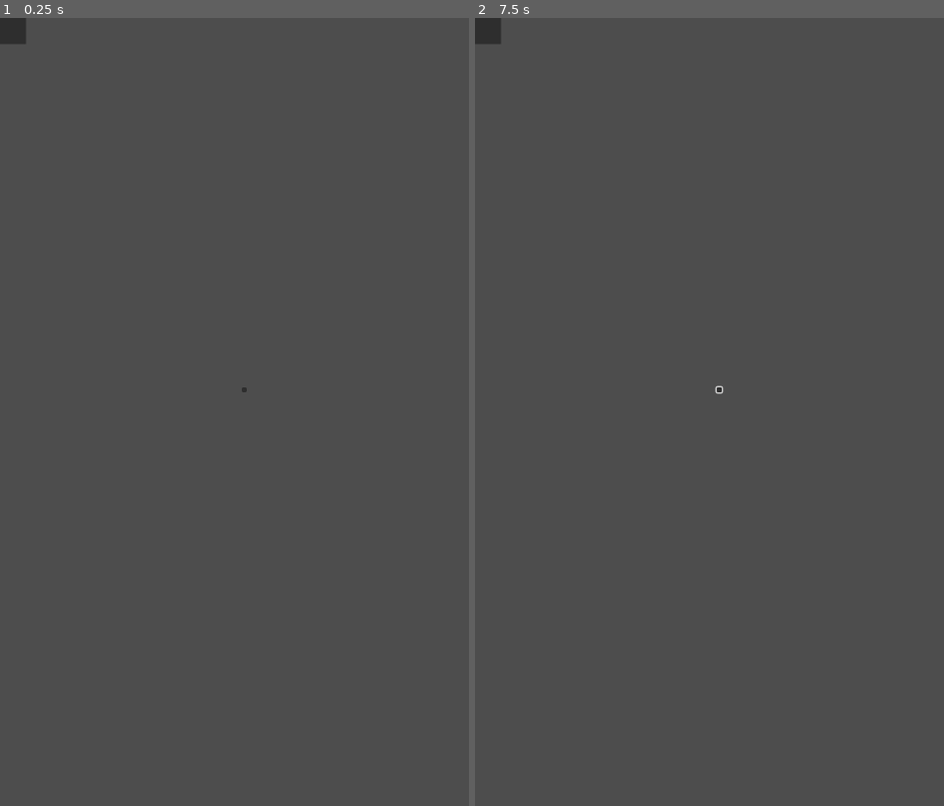
Above: before the commit, frames 1-2 (left to right).
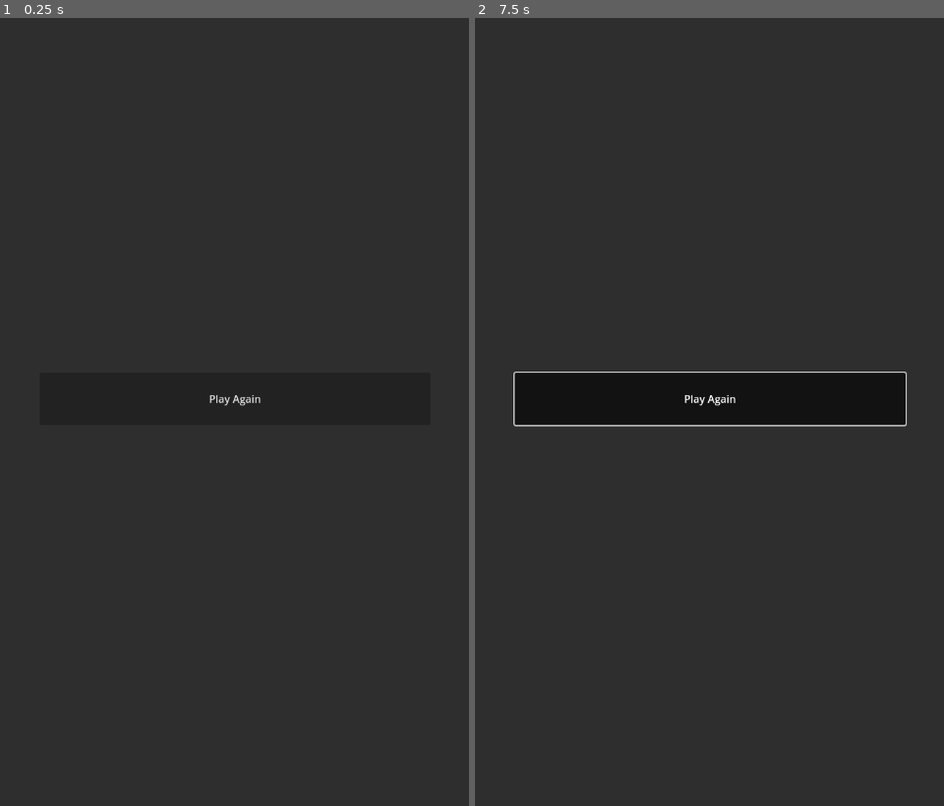
Above: after the commit, the same moments.

Repository: weareworm/dominos
Game: Godot game, scene res://UI/game_over_screen.tscn
Two runs of this game, one before a commit and one after it. Both use one fixed random seed, a clock stepped at 60 frames per second and the inputs below. This scene is started directly instead of the project's main scene.
Inputs (mouse positions are in pixels of both pictures, inside the frame that each line leads up to; where the layout moved, square brackets give the same spot in the first picture):
- Up to frame 1 (0.25 s): no input
- Up to frame 2 (7.5 s): click (709, 396) [718, 388] at 0.5 s; click (709, 396) [718, 388] at 1.25 s; click (709, 396) [718, 388] at 2 s; tap Enter at 2.75, 4.25, 5.75 s; move the mouse to (812, 372) at 2.77 s; hold V 2.78-3.53 s; click (812, 372) at 2.92 s; tap Space at 3.5, 5, 6.5 s; move the mouse to (615, 451) at 3.52 s; tap V at 3.6, 5.1, 6.6 s; click (615, 451) at 3.67 s; move the mouse to (756, 238) at 4.27 s; hold V 4.28-5.03 s; click (756, 238) at 4.42 s; move the mouse to (686, 569) at 5.02 s; click (686, 569) at 5.17 s; move the mouse to (850, 530) at 5.77 s; hold V 5.78-6.53 s; click (850, 530) at 5.92 s; move the mouse to (568, 293) at 6.52 s; click (568, 293) at 6.67 s; move the mouse to (732, 412) at 7.27 s; hold V from 7.28 s (still down); click (732, 412) at 7.42 s

The runs differ from the first frame. In frame 1, 100% of the frame differs, in the area x 0-100%, y 0-100%; in frame 2, 100%.
Error before the commit: Invalid access to property or key 'pressed' on a base object of type 'null instance'. (res://UI/game_over_screen.gd:14)

Commit message:
Inserted Game Over Screen

Diff:
--- a/UI/game_over_screen.gd
+++ b/UI/game_over_screen.gd
@@ -1,26 +1,22 @@
 extends CanvasLayer
 
-@export var winner_label: Label
-@export var restart_button: Button
+@onready var winner_label: Label = get_node("CenterContainer/VBoxContainer/WinnerLabel")
+@onready var restart_button: Button = get_node("CenterContainer/VBoxContainer/RestartButton")
 
 func _ready():
-	# Wait until next frame to ensure nodes are ready
-	await get_tree().process_frame
-	if not winner_label:
-		winner_label = $VBoxContainer/WinnerLabel
-	if not restart_button:
-		restart_button = $VBoxContainer/RestartButton
+	# Safety check - print node tree if there's issues
+	if not winner_label or not restart_button:
+		print_tree_pretty()
+		push_error("Game Over Screen: Missing required nodes!")
+		return
 
-	restart_button.pressed.connect(_on_restart_button_pressed)
+	restart_button.pressed.connect(_on_restart_pressed)
 
 func set_winner(winner: String):
 	if winner_label:
 		winner_label.text = "Player Wins!" if winner == "player" else "AI Wins!"
 	else:
-		push_error("Winner label not found!")
+		push_error("WinnerLabel reference is missing!")
 
-func _on_restart_button_pressed():
-	var board = get_parent() as DominoGameBoard
-	if board:
-		board.restart_game()
-	queue_free()
+func _on_restart_pressed():
+	get_tree().reload_current_scene()
--- a/UI/game_over_screen.tscn
+++ b/UI/game_over_screen.tscn
@@ -6,21 +6,34 @@
 script = ExtResource("1_50k4i")
 
 [node name="ColorRect" type="ColorRect" parent="."]
-offset_right = 40.0
-offset_bottom = 40.0
+anchors_preset = 15
+anchor_right = 1.0
+anchor_bottom = 1.0
+offset_right = -680.0
+offset_bottom = -1168.0
+grow_horizontal = 2
+grow_vertical = 2
+scale = Vector2(18.08, 30.28)
 color = Color(0, 0, 0, 0.392157)
 
 [node name="CenterContainer" type="CenterContainer" parent="."]
-offset_left = 350.0
-offset_top = 539.0
-offset_right = 400.0
-offset_bottom = 539.0
+offset_left = 61.0
+offset_top = 340.0
+offset_right = 661.0
+offset_bottom = 840.0
 
 [node name="VBoxContainer" type="VBoxContainer" parent="CenterContainer"]
+custom_minimum_size = Vector2(600, 300)
 layout_mode = 2
 
 [node name="WinnerLabel" type="Label" parent="CenterContainer/VBoxContainer"]
+custom_minimum_size = Vector2(100, 100)
 layout_mode = 2
+size_flags_vertical = 1
+horizontal_alignment = 1
+vertical_alignment = 1
 
 [node name="RestartButton" type="Button" parent="CenterContainer/VBoxContainer"]
+custom_minimum_size = Vector2(0, 80)
 layout_mode = 2
+text = "Play Again"
--- a/scripts/board.gd
+++ b/scripts/board.gd
@@ -376,14 +376,16 @@
 	return false
 
 func _handle_game_over():
-	print("Game Over! Winner: ", game_winner)
 	set_process_input(false)
 
-	# Show game over screen
+	# Add slight delay to ensure safe instantiation
+	await get_tree().create_timer(0.1).timeout
+
 	var game_over = GAME_OVER_SCREEN.instantiate()
 	add_child(game_over)
-	# Wait one frame to ensure proper initialization
-	await get_tree().process_frame
+
+	# Wait until screen is fully ready
+	await game_over.ready
 	game_over.set_winner(game_winner)
 
 func restart_game():
